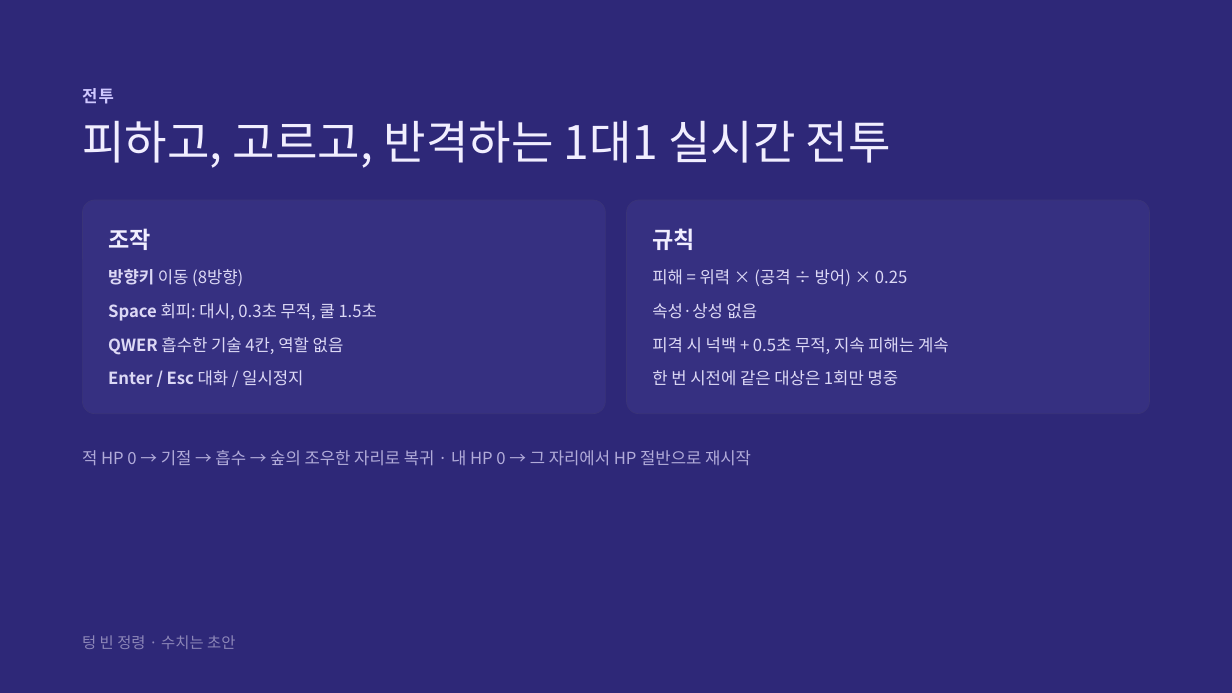
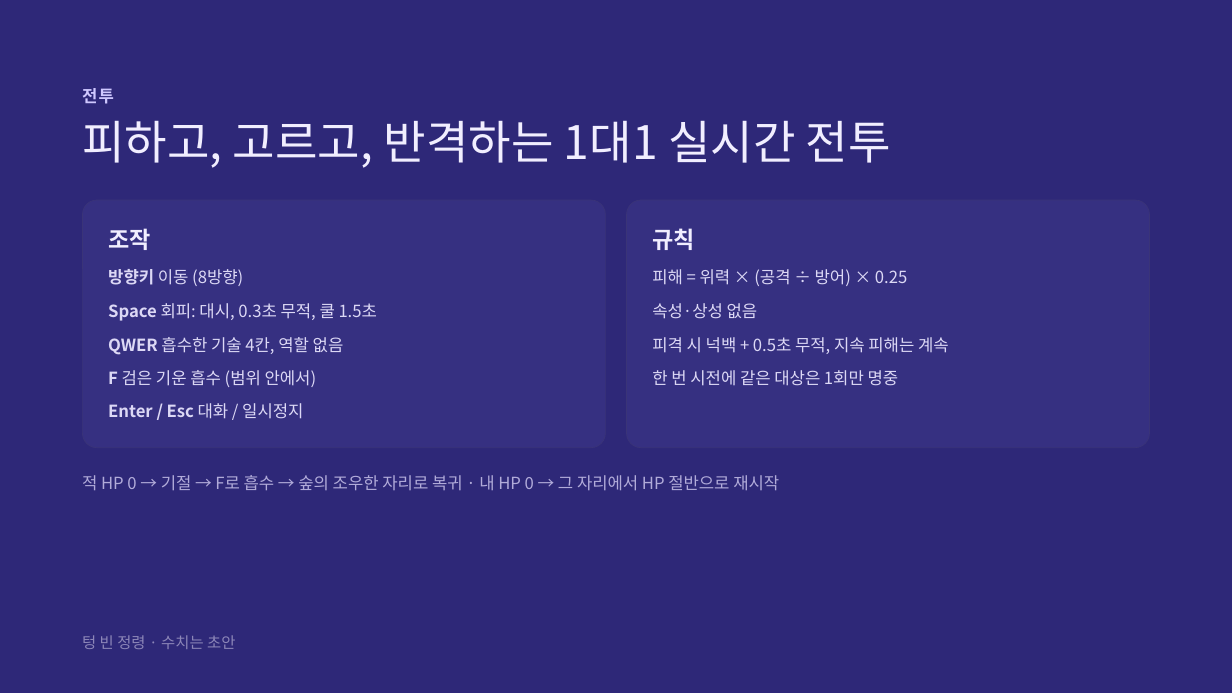
Before and after one commit to zkssk0812/202018012_2DGP_PROJECT, a slide deck: slide 12 of docs/텅 빈 정령 — 기획서.pptx. Drawn at 1232x693 pixels with LibreOffice and Linux fonts; fonts in the diff are those of the drawing; background and template pictures are left out. Boxes give left, top, right and bottom in pixels: in the first picture for what was removed or moved away, otherwise in the second. Text is boxed around its words. In the diff, an @@ line names an element or a change of style, - is before the commit and + after.

```diff
--- a/docs/텅 빈 정령 — 기획서.pptx
+++ b/docs/텅 빈 정령 — 기획서.pptx
@@ rounded rectangle: place and size @@
-rounded rectangle at [82, 200, 605, 413]
+rounded rectangle at [82, 200, 605, 447]
@@ text added at [108, 370, 317, 387], 13 pt, text #DCD8F5 @@
+F 검은 기운 흡수 (범위 안에서)
@@ text "Enter / Esc 대화 / ...": place and size @@
-text "Enter / Esc 대화 / ..." at [108, 370, 303, 386]
+text "Enter / Esc 대화 / ..." at [108, 403, 303, 419]
@@ text at [82, 475, 779, 490]: text changed @@
-적 HP 0 → 기절 → 흡수 → 숲의 조우한 자리로 복귀 · 내 HP 0 → 그 자리에서 HP 절반으로 재시작
+적 HP 0 → 기절 → F로 흡수 → 숲의 조우한 자리로 복귀 · 내 HP 0 → 그 자리에서 HP 절반으로 재시작
```
Also in this commit, not shown: 4 other slides changed, 5 other files.
